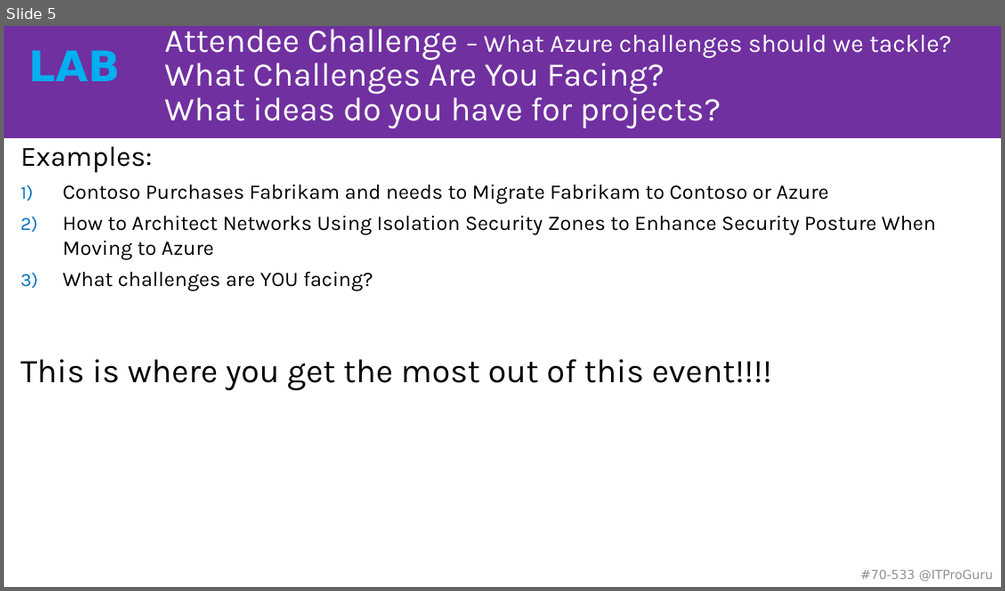
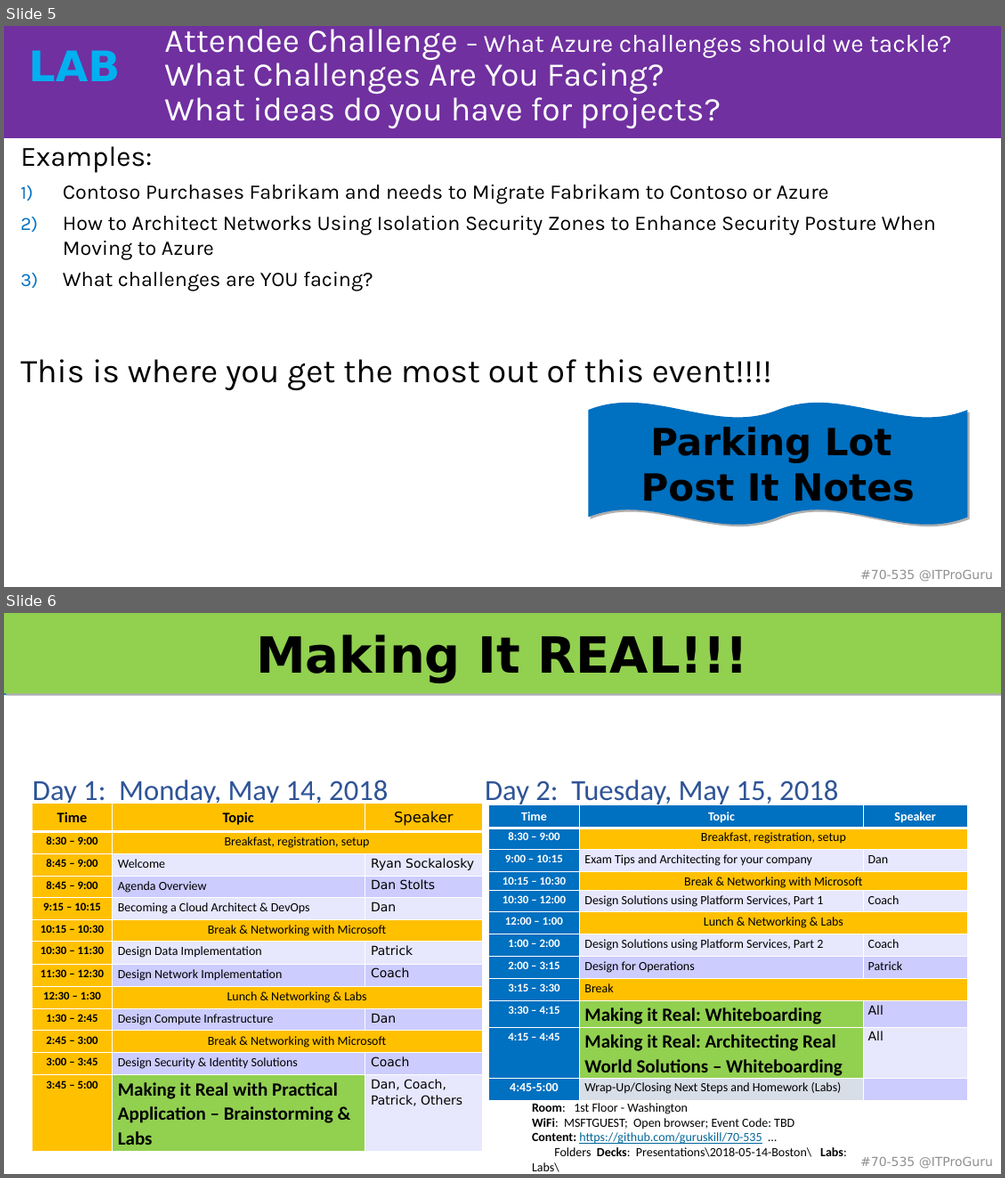
Before and after one commit to guruskill/70-535, a slide deck: Presentations/2018-05-14-Boston/535-Opening-Extra.pptx. Shown one above the other, each under a label of ours: slide 5 before the commit, slides 5 and 6 after it. The pictures are 1005x591 and 1005x1178 pixels, drawn with LibreOffice and Linux fonts; fonts in the diff are those of the drawing. Boxes give left, top, right and bottom in pixels: in the first picture for what was removed or moved away, otherwise in the second. Text is boxed around its words. In the diff, an @@ line names an element or a change of style, - is before the commit and + after.

Commit message:
Boston 535 Opening slides

```diff
--- a/Presentations/2018-05-14-Boston/535-Opening-Extra.pptx
+++ b/Presentations/2018-05-14-Boston/535-Opening-Extra.pptx
@@ slide 6 added at [4, 613, 1001, 1174], background #FFFFFF; not listed: 2 template elements that a slide beside it also shows @@
@@ rectangle added at [4, 613, 1001, 694], fill #92D050, 48 pt, text #000000, bold @@
+Making It REAL!!!
@@ text added at [32, 779, 388, 807], 28 pt, text #2F5496 @@
+Day 1: Monday, May 14, 2018
@@ text added at [485, 779, 838, 807], 28 pt, text #2F5496 @@
+Day 2: Tuesday, May 15, 2018
@@ table added at [32, 803, 482, 1149], 13 rows, 3 columns @@
+Time | Topic | Speaker
+8:30 – 9:00 | Breakfast, registration, setup | 
+8:45 – 9:00 | Welcome | Ryan Sockalosky
+8:45 – 9:00 | Agenda Overview | Dan Stolts
+9:15 – 10:15 | Becoming a Cloud Architect & DevOps | Dan
+10:15 – 10:30 | Break & Networking with Microsoft | 
+10:30 – 11:30 | Design Data Implementation | Patrick
+11:30 – 12:30 | Design Network Implementation | Coach
+12:30 – 1:30 | Lunch & Networking & Labs | 
+1:30 – 2:45 | Design Compute Infrastructure | Dan
+2:45 – 3:00 | Break & Networking with Microsoft | 
+3:00 – 3:45 | Design Security & Identity Solutions | Coach
+3:45 – 5:00 | Making it Real with Practical Application – Brainstorming & Labs | Dan, Coach, Patrick, Others
@@ table added at [488, 804, 967, 1097], 12 rows, 3 columns @@
+Time | Topic | Speaker
+8:30 – 9:00 | Breakfast, registration, setup | 
+9:00 – 10:15 | Exam Tips and Architecting for your company | Dan
+10:15 – 10:30 | Break & Networking with Microsoft | 
+10:30 – 12:00 | Design Solutions using Platform Services, Part 1 | Coach
+12:00 – 1:00 | Lunch & Networking & Labs | 
+1:00 – 2:00 | Design Solutions using Platform Services, Part 2 | Coach
+2:00 – 3:15 | Design for Operations | Patrick
+3:15 – 3:30 | Break | 
+3:30 – 4:15 | Making it Real: Whiteboarding | All
+4:15 – 4:45 | Making it Real: Architecting Real World Solutions – Whiteboarding | All
+4:45-5:00 | Wrap-Up/Closing Next Steps and Homework (Labs) | 
@@ text added at [532, 1103, 847, 1172], 12 pt, text #000000 @@
+Room: 1st Floor - Washington
+WiFi: MSFTGUEST; Open browser; Event Code: TBD
+Content: https://github.com/guruskill/70-535 …
+Folders Decks: Presentations\2018-05-14-Boston\ Labs: Labs\
@@ text added at [97, 1131, 326, 1147], 14 pt, text #006699, underline @@
+Evaluation Link: https://tinyurl.com/510GA535
@@ slide 5 changed as well @@
@@ double wave added at [588, 402, 967, 524], fill #0070C0, 36 pt, text #000000, bold @@
+Parking Lot
+Post It Notes
@@ text at [860, 570, 993, 581]: text changed @@
-#70-533 @ITProGuru
+#70-535 @ITProGuru
```
Also in this commit, not shown: 3 other slides changed, 20 other slides added, 1 slide removed.
